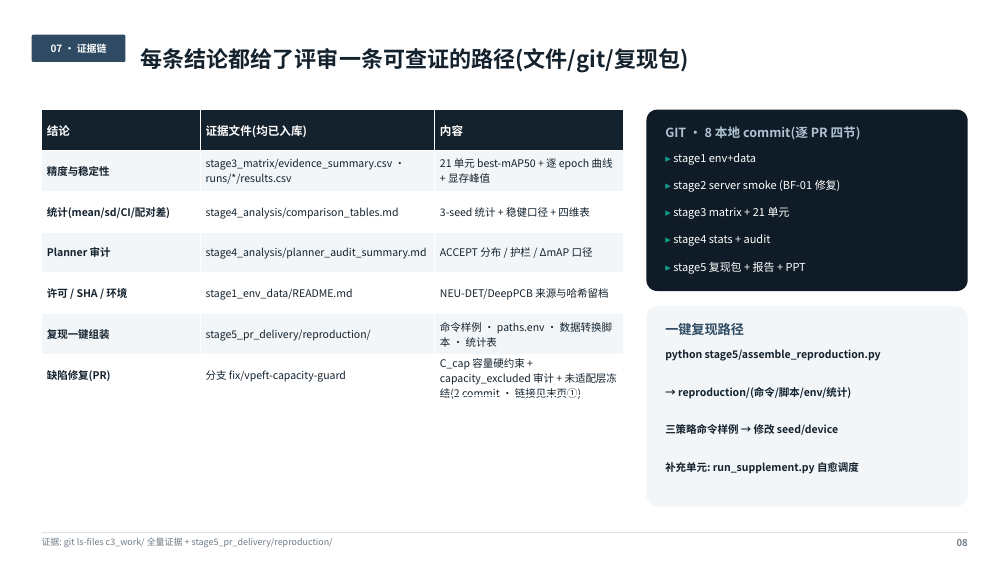
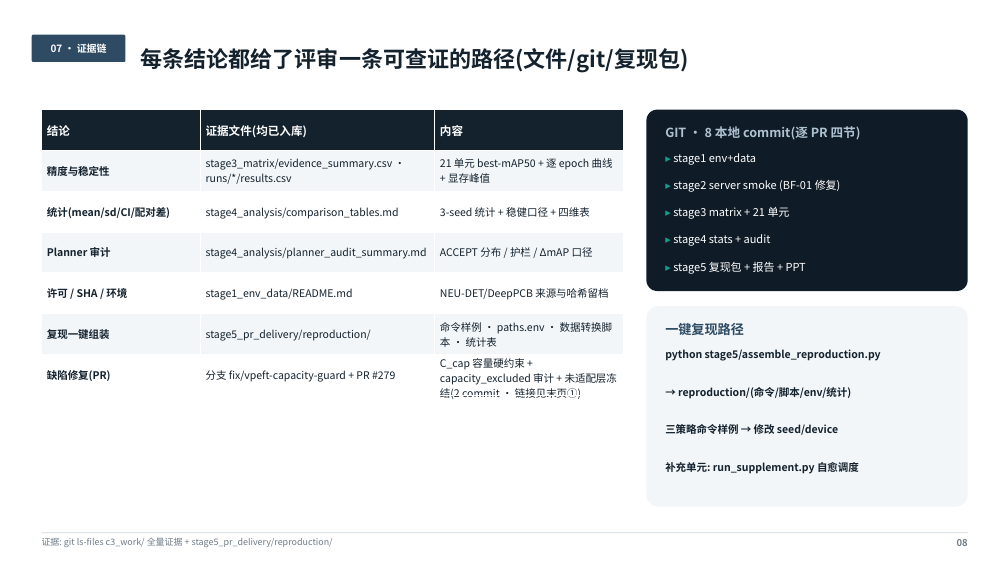
Before and after one commit to Tencent/YOLO-Master, a slide deck: slide 8 of c3_work/stage5_pr_delivery/C3_结项汇报_初稿.pptx. Drawn at 1008x567 pixels with LibreOffice and Linux fonts; fonts in the diff are those of the drawing. Boxes give left, top, right and bottom in pixels: in the first picture for what was removed or moved away, otherwise in the second. Text is boxed around its words. In the diff, an @@ line names an element or a change of style, - is before the commit and + after.

```diff
--- a/c3_work/stage5_pr_delivery/C3_结项汇报_初稿.pptx
+++ b/c3_work/stage5_pr_delivery/C3_结项汇报_初稿.pptx
@@ table at box(42, 110, 624, 403) @@
-row 7, column 2: 分支 fix/vpeft-capacity-guard
+row 7, column 2: 分支 fix/vpeft-capacity-guard + PR #279
```
Also in this commit, not shown: 2 other slides changed, 5 other files.
